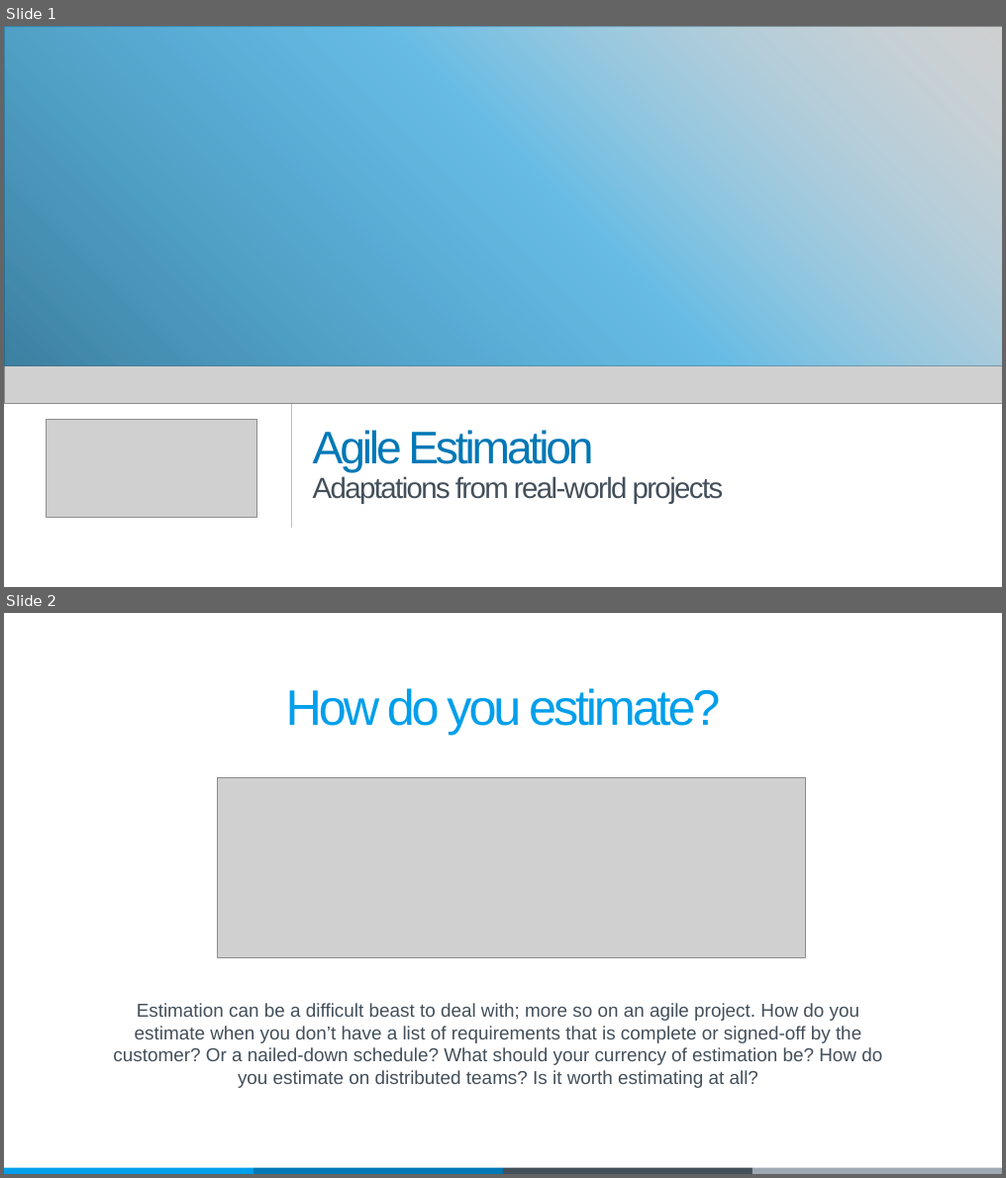
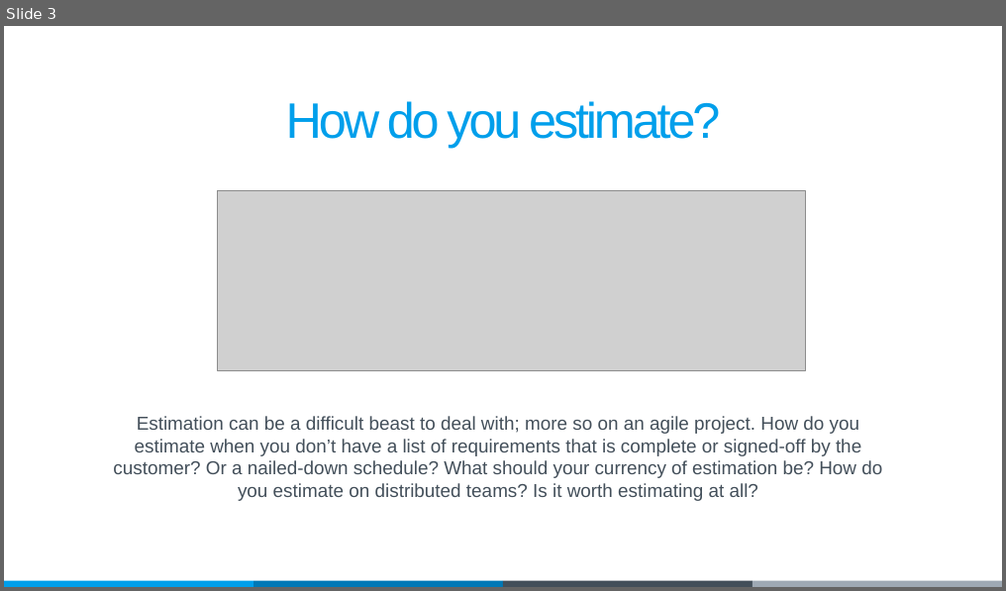
Before and after one commit to leonardo-s-mattos/presentations, a slide deck: Agile Estimation Paper.pptx. Shown one above the other, each under a label of ours: slides 1 and 2 before the commit, slide 3 after it. The pictures are 1006x1178 and 1006x591 pixels, drawn with LibreOffice and Linux fonts; fonts in the diff are those of the drawing; grey boxes stand for pictures. Boxes give left, top, right and bottom in pixels: in the first picture for what was removed or moved away, otherwise in the second. Text is boxed around its words. In the diff, an @@ line names an element or a change of style, - is before the commit and + after.

Commit message:
Finishing the Agile Handout AgileCamp

```diff
--- a/Agile Estimation Paper.pptx
+++ b/Agile Estimation Paper.pptx
@@ slide 1 removed at [4, 26, 1002, 587], background #FFFFFF @@
@@ picture removed at [4, 26, 1002, 366] @@
@@ rectangle removed at [4, 26, 1002, 366] @@
@@ picture removed at [4, 366, 1002, 404] @@
@@ line removed from (291, 404) to (291, 528) @@
@@ picture removed at [46, 419, 256, 517] @@
@@ text removed at [313, 430, 593, 473] @@
-Agile Estimation
@@ text removed at [313, 476, 724, 504] @@
-Adaptations from real-world projects
@@ what was slide 2 is now slide 3 @@
```
Also in this commit, not shown: 7 slides changed, 3 slides added, 3 other slides removed, 2 other files.
